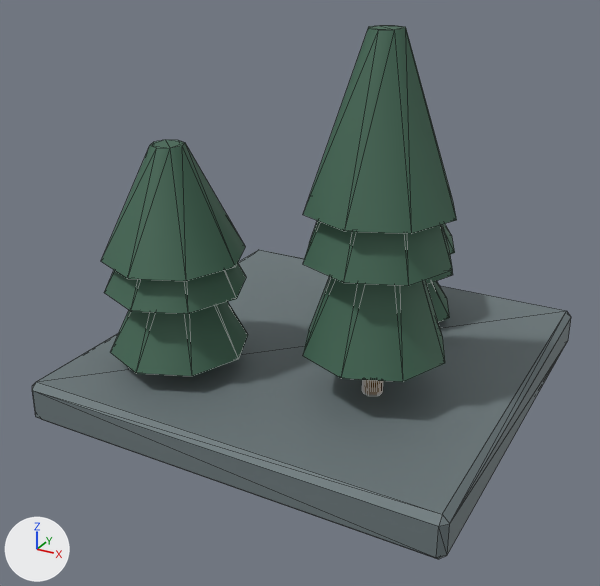
The glTF model ui/3d/system-world/v2/garden.lod0.glb as it was, and as the next commit left it.
One viewpoint serves both versions: a 50 mm camera at (3.35, -6.58, 4.18) aimed at (-0.06, -0.37, 1.08). Every picture has the same lights, and +X, +Y and +Z are marked at lower left. The older version comes first. Mesh edges are drawn as thin lines. Where no turn or scale is listed for an object, it has been applied to the vertices. Vertices at exactly the same position are counted once.

Script lines for the objects in view, before the commit:
```python
me_garden_structure = bpy.data.meshes.new('garden.structure')
me_garden_structure.from_pydata(...)  # 360 vertices, 668 faces; spans x -2.0..2.0, y -2.0..2.0, z 0.0..3.5
# faces by material slot: [44, 372, 252]
me_garden_structure.materials.append(mat_city_stone)  # grey #6f7c7e
me_garden_structure.materials.append(mat_city_bronze)  # brown #a87c4c
me_garden_structure.materials.append(mat_city_leaf)  # dark green #406753
ob_structure = bpy.data.objects.new('structure', me_garden_structure)
ob_structure.location = (0.0, 0.0, 0.0)
```
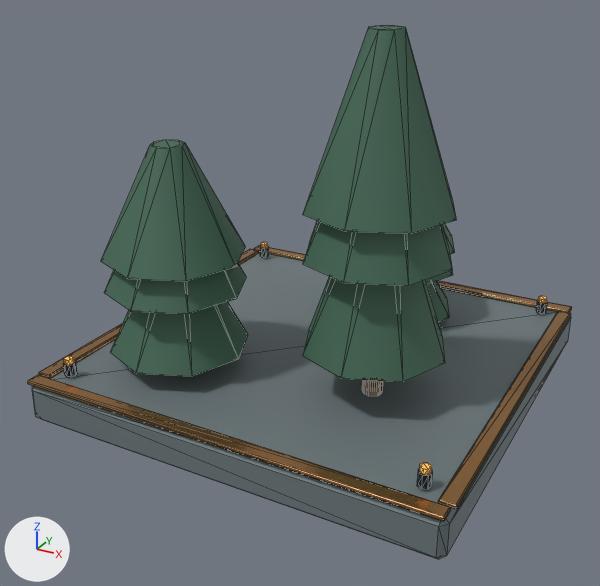
What differs and where, as boxes [x1, y1, x2, y2] in the pictures (600 x 586 px):
'structure', reshaped: before [32, 25, 571, 559]; after [28, 25, 572, 559]
part 1 of me_garden_structure, added: after [63, 362, 77, 377]
part 2 of me_garden_structure, added: after [260, 246, 269, 257]
part 3 of me_garden_structure, added: after [417, 469, 433, 489]
part 4 of me_garden_structure, added: after [536, 300, 548, 314]
part 5 of me_garden_structure, added: after [64, 356, 75, 365]
part 6 of me_garden_structure, added: after [420, 463, 432, 475]
part 7 of me_garden_structure, added: after [538, 296, 547, 303]
part 8 of me_garden_structure, added: after [28, 375, 451, 521]
part 9 of me_garden_structure, added: after [39, 249, 259, 378]
part 10 of me_garden_structure, added: after [254, 245, 572, 313]
part 11 of me_garden_structure, added: after [438, 311, 571, 509]

The change in detail:
Material 'city.graphite' (mat_city_graphite) is new.
Its base color is (0.032, 0.048, 0.062) (dark blue #323e46).
Its metallic is 0.72.
Its roughness is 0.28.
Material 'city.warm' (mat_city_warm) is new.
Its base color is (0.65, 0.27, 0.06) (orange #d38e45).
Its metallic is 0.1.
Its roughness is 0.32.
Its emission color is (0.845, 0.351, 0.078) (orange #eda04f).
Its emission strength is 1.0.
me_garden_structure is used by ob_structure; location (0.0, 0.0, 0.0).
me_garden_structure had 360 vertices, 668 faces and spanned x -2.0..2.0, y -2.0..2.0, z 0.0..3.5.
me_garden_structure now has 584 vertices, 1068 faces and spans x -2.01..2.01, y -2.01..2.01, z 0.0..3.5.
me_garden_structure part 1: a new loose piece, an 8-sided cylinder along z spanning x -1.77..-1.67, y -1.77..-1.67, z 0.43..0.55, in mat_city_graphite (dark blue #323e46).
me_garden_structure part 2: a new loose piece, an 8-sided cylinder along z spanning x -1.77..-1.67, y 1.67..1.77, z 0.43..0.55, in mat_city_graphite (dark blue #323e46).
me_garden_structure part 3: a new loose piece, an 8-sided cylinder along z spanning x 1.67..1.77, y -1.77..-1.67, z 0.43..0.55, in mat_city_graphite (dark blue #323e46).
me_garden_structure part 4: a new loose piece, an 8-sided cylinder along z spanning x 1.67..1.77, y 1.67..1.77, z 0.43..0.55, in mat_city_graphite (dark blue #323e46).
me_garden_structure part 5: a new loose piece, an 8-sided cylinder along z spanning x -1.765..-1.675, y -1.765..-1.675, z 0.545..0.595, in mat_city_warm (orange #d38e45, glowing orange #eda04f).
me_garden_structure part 6: a new loose piece, an 8-sided cylinder along z spanning x 1.675..1.765, y -1.765..-1.675, z 0.545..0.595, in mat_city_warm (orange #d38e45, glowing orange #eda04f).
me_garden_structure part 7: a new loose piece, an 8-sided cylinder along z spanning x 1.675..1.765, y 1.675..1.765, z 0.545..0.595, in mat_city_warm (orange #d38e45, glowing orange #eda04f).
me_garden_structure part 8: a new loose piece of 24 vertices spanning x -1.98..1.98, y -2.01..-1.87, z 0.39..0.44, in mat_city_bronze (brown #a87c4c).
me_garden_structure part 9: a new loose piece of 24 vertices spanning x -2.01..-1.87, y -1.84..1.84, z 0.39..0.44, in mat_city_bronze (brown #a87c4c).
me_garden_structure part 10: a new loose piece of 24 vertices spanning x -1.98..1.98, y 1.87..2.01, z 0.39..0.44, in mat_city_bronze (brown #a87c4c).
me_garden_structure part 11: a new loose piece of 24 vertices spanning x 1.87..2.01, y -1.84..1.84, z 0.39..0.44, in mat_city_bronze (brown #a87c4c).
Other edits to the shape of me_garden_structure do not show in these pictures.
me_garden_structure gains material mat_city_graphite (dark blue #323e46).
me_garden_structure gains material mat_city_warm (orange #d38e45, glowing orange #eda04f).
